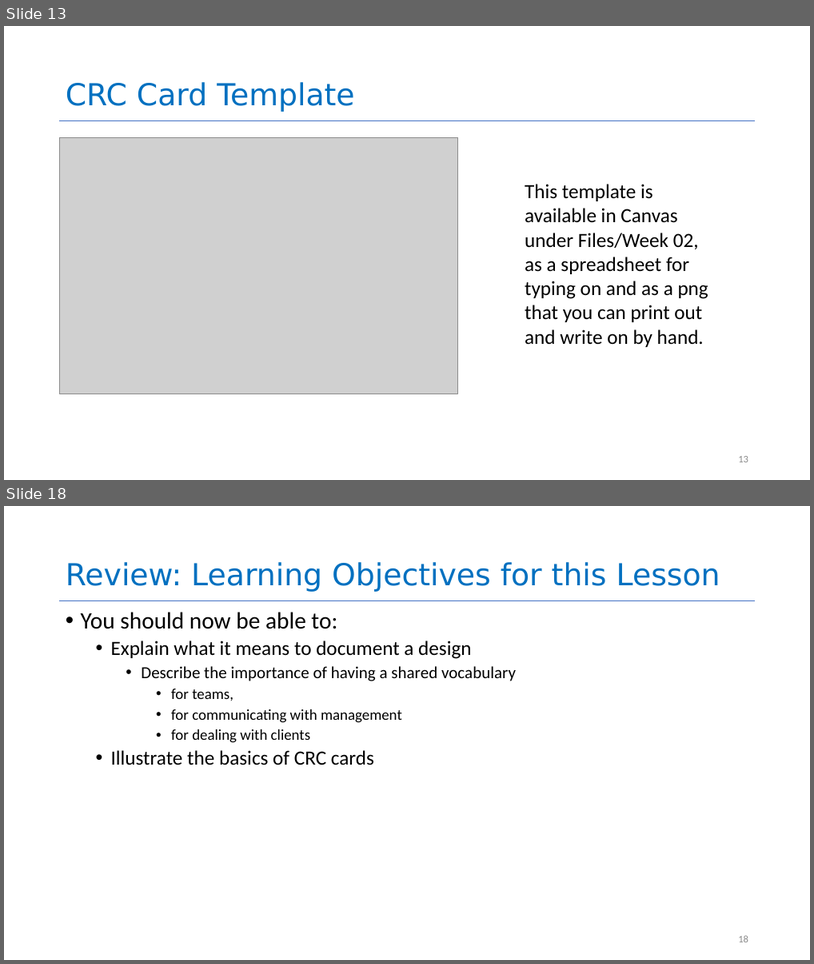
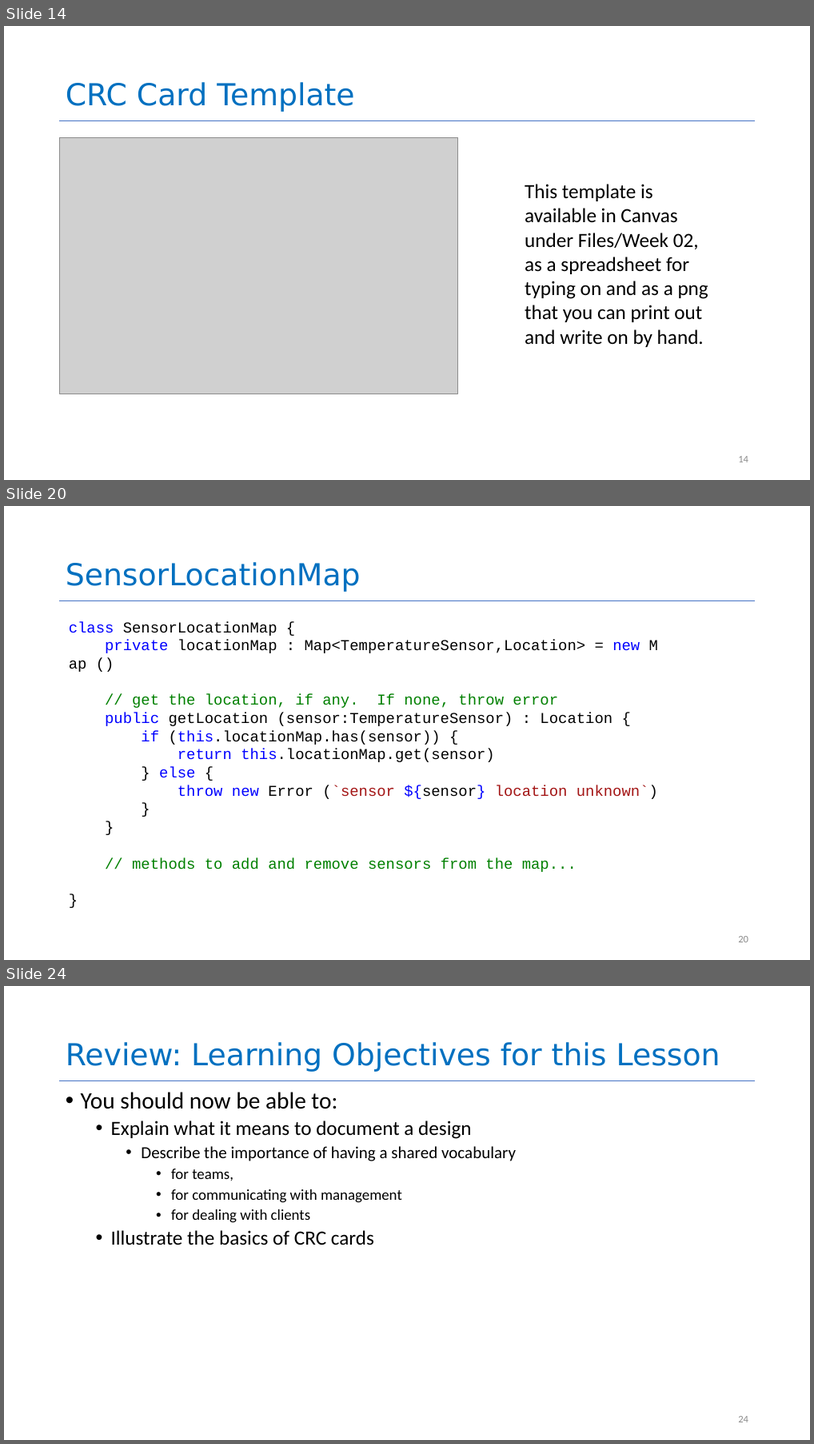
Before and after one commit to neu-se/CS4530-CS5500-Spring-2021, a slide deck: Slides/Lesson 2.1 Documenting Your Design.pptx. Shown one above the other, each under a label of ours: slides 13 and 18 before the commit, slides 14, 20 and 24 after it; the slides between them are not shown. The pictures are 814x964 and 814x1444 pixels, drawn with LibreOffice and Linux fonts; fonts in the diff are those of the drawing; grey boxes stand for pictures. Boxes give left, top, right and bottom in pixels: in the first picture for what was removed or moved away, otherwise in the second. Text is boxed around its words. In the diff, an @@ line names an element or a change of style, - is before the commit and + after.

```diff
--- a/Slides/Lesson 2.1 Documenting Your Design.pptx
+++ b/Slides/Lesson 2.1 Documenting Your Design.pptx
@@ slide 20 added at <box>4,506,810,960</box>, background #FFFFFF; not listed: 1 template element that a slide beside it also shows @@
@@ title added at <box>66,562,361,592</box>, 36 pt, text #0070C0 @@
+SensorLocationMap
@@ text added at <box>69,621,658,872</box>, 18 pt, text #000000 @@
+class SensorLocationMap {
+private locationMap : Map<TemperatureSensor,Location> = new Map ()
+// get the location, if any. If none, throw error
+public getLocation (sensor:TemperatureSensor) : Location {
+if (this.locationMap.has(sensor)) {
+return this.locationMap.get(sensor)
+} else {
+throw new Error (`sensor ${sensor} location unknown`)
+}
+}
+// methods to add and remove sensors from the map...
+}
@@ page number added at <box>738,936,749,942</box>, 12 pt, text #8C8C8C @@
+20
@@ what was slide 13 is now slide 14 @@
@@ page number at <box>738,456,749,462</box>: text changed @@
-13
+14
@@ what was slide 18 is now slide 24 @@
@@ page number at <box>738,1416,749,1422</box>: text changed @@
-18
+24
```
Also in this commit, not shown: 5 slides changed, 5 other slides added, 3 other files.
